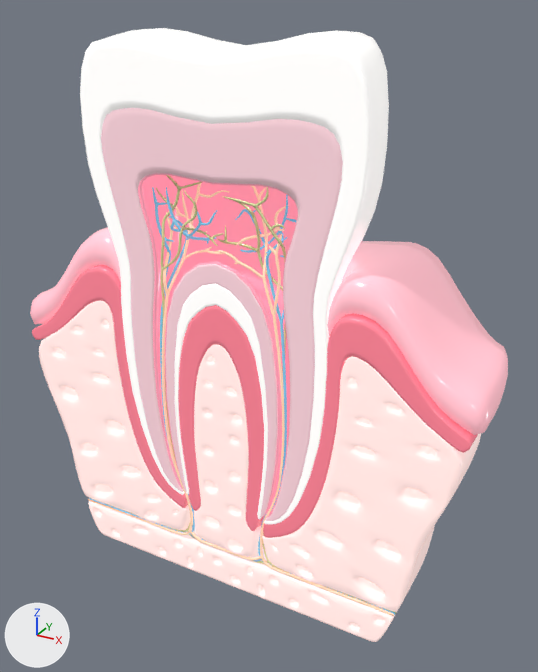
An edit to the glTF model tooth_01.glb, drawn before and after from the same camera.
The view is the same before and after, from a 50 mm camera at (4.38, -6.71, 7.23) aimed at (0.17, 0.94, 3.4). Lighting does not change. The marker at lower left points along +X, +Y and +Z. Where no turn or scale is listed for an object, it has been applied to the vertices. Vertices at the same position are counted once.

In view in the first picture: 'Plane.013_Plane.040', 'Plane.014_Plane.041', 'Plane.015_Plane.042', 'Plane.016_Plane.043', 'Plane.017_Plane.044', 'Plane.018_Plane.045', 'Plane.020_Plane.046', 'Plane.021_Plane.047', 'Plane.022_Plane.048'.
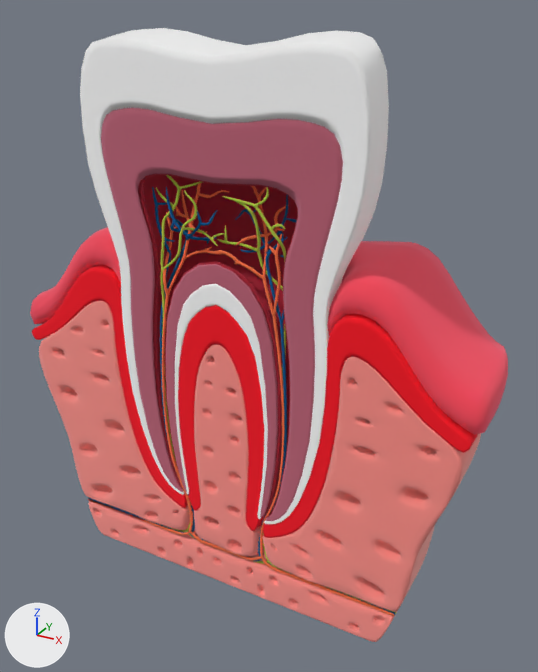
Boxes (x1, y1, x2, y2) around the edits, measured in the pictures (538 x 672 px):
'Plane.013_Plane.040', surface changed (white to pink)
    both: (39, 300, 481, 642)
'Plane.022_Plane.048', surface changed, recoloured
    both: (80, 28, 389, 524)
'Plane.021_Plane.047', surface changed, recoloured
    both: (101, 108, 343, 521)
'Plane.020_Plane.046', surface changed, recoloured (pink to red)
    both: (32, 265, 478, 538)
'Plane.015_Plane.042', surface changed, recoloured (pink to red)
    both: (30, 227, 508, 435)
'Plane.014_Plane.041', surface changed, recoloured (pink to red)
    both: (138, 173, 298, 518)
'Plane.016_Plane.043', surface changed, recoloured (beige to orange)
    both: (88, 181, 394, 616)
'Plane.018_Plane.045', surface changed, recoloured
    both: (88, 187, 395, 616)
'Plane.017_Plane.044', surface changed, recoloured
    both: (107, 175, 397, 614)

The change, as a list of edits to the scene's bpy script:
```text
Add img_image_0:
    img_image_0 = load_image('Image_0', '_unpacked/Image_0', 300, 300, 'sRGB')
Change mat_bone:
    remove mat_bone.base_color = (0.992, 0.742, 0.714)  # white #fee0dc
    remove mat_bone.emission_color = (0.48, 0.359, 0.346)  # grey #b8a29f
    remove mat_bone.emission_strength = 1.0
    add mat_bone.texture = img_image_0
    mat_bone.metallic: 0.0 -> 1.0
    mat_bone.roughness: 0.2 -> 1.0
Change me_mesh_0:
    where me_mesh_0.from_pydata(...)  # 1682 vertices, 3360 faces; spans x -1.76..1.76, y -0.62..0.62, z -2.87..2.87
    used by ob_plane_022_plane_048; location = (0.0, 0.62, 4.15)
    remove me_mesh_0.materials.append(mat_enamel)  # white #f8f7f5
    me_mesh_0 part 1: texture (UV) coordinates changed
    add me_mesh_0.materials.append(mat_bone)  # picture img_image_0
Change me_mesh_1:
    where me_mesh_1.from_pydata(...)  # 1858 vertices, 3712 faces; spans x -1.65..1.65, y -0.6..0.6, z -2.83..2.83
    used by ob_plane_021_plane_047; location = (0.0, 0.6, 4.15)
    remove me_mesh_1.materials.append(mat_dentin)  # pink #f0c9d1
    me_mesh_1 part 2: texture (UV) coordinates changed
    add me_mesh_1.materials.append(mat_bone)  # picture img_image_0
Change me_mesh_2:
    where me_mesh_2.from_pydata(...)  # 3658 vertices, 7312 faces; spans x -3.04..3.04, y -0.88..0.88, z -1.62..1.62
    used by ob_plane_020_plane_046; location = (0.0, 0.87, 2.67)
    remove me_mesh_2.materials.append(mat_ligament)  # pink #fe8396
    me_mesh_2 part 3: texture (UV) coordinates changed
    add me_mesh_2.materials.append(mat_bone)  # picture img_image_0
Change me_mesh_3:
    where me_mesh_3.from_pydata(...)  # 3170 vertices, 6341 faces; spans x -2.39..2.39, y -0.24..0.24, z -2.42..2.42
    remove me_mesh_3.materials.append(mat_red_vessel)  # blue #79c1e2
    add me_mesh_3.materials.append(mat_bone)  # picture img_image_0
Change me_mesh_4:
    where me_mesh_4.from_pydata(...)  # 2348 vertices, 4692 faces; spans x -2.4..2.4, y -0.14..0.14, z -2.5..2.5
    remove me_mesh_4.materials.append(mat_nerve)  # beige #eef3b1
    add me_mesh_4.materials.append(mat_bone)  # picture img_image_0
Change me_mesh_5:
    where me_mesh_5.from_pydata(...)  # 2775 vertices, 5551 faces; spans x -2.38..2.38, y -0.22..0.22, z -2.5..2.5
    remove me_mesh_5.materials.append(mat_blue_vessel)  # beige #ffd2b4
    add me_mesh_5.materials.append(mat_bone)  # picture img_image_0
Change me_mesh_6:
    where me_mesh_6.from_pydata(...)  # 866 vertices, 1728 faces; spans x -3.14..3.14, y -0.9..0.9, z -0.77..0.77
    used by ob_plane_015_plane_042; location = (0.0, 0.92, 3.95)
    remove me_mesh_6.materials.append(mat_gum)  # pink #fdb8c5
    me_mesh_6 part 4: texture (UV) coordinates changed
    add me_mesh_6.materials.append(mat_bone)  # picture img_image_0
Change me_mesh_7:
    where me_mesh_7.from_pydata(...)  # 1698 vertices, 3392 faces; spans x -1.43..1.43, y -0.58..0.58, z -2.34..2.34
    used by ob_plane_014_plane_041; location = (0.0, 0.59, 3.69)
    remove me_mesh_7.materials.append(mat_pulp)  # pink #ec99ac
    me_mesh_7 part 5: texture (UV) coordinates changed
    add me_mesh_7.materials.append(mat_bone)  # picture img_image_0
Change me_mesh_8:
    where me_mesh_8.from_pydata(...)  # 5218 vertices, 10432 faces; spans x -2.97..2.97, y -0.84..0.84, z -1.91..1.91
    used by ob_plane_013_plane_040; location = (0.0, 0.84, 1.94)
    me_mesh_8 part 6: texture (UV) coordinates of 10432 of 10432 faces, centred in x -2.97..2.97, y -0.84..0.83, z -1.91..1.9, changed; they spanned u 0.27..0.6, v 0.0..1.0 and now span u 0.7..0.99, v 0.01..0.3
```
